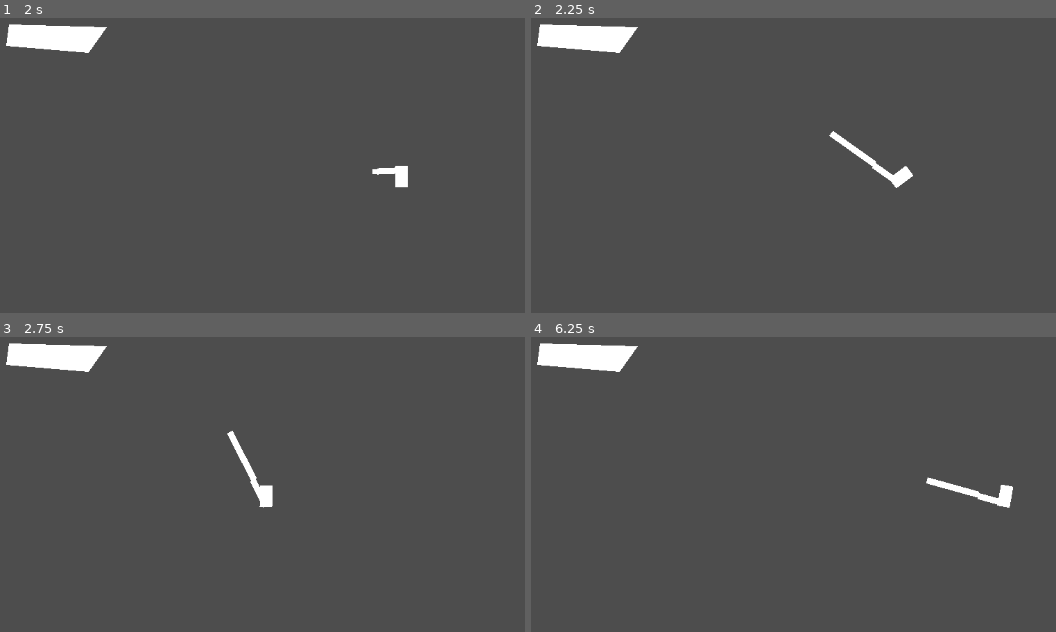
Above: before the commit, frames 1-4 (two rows, left to right).
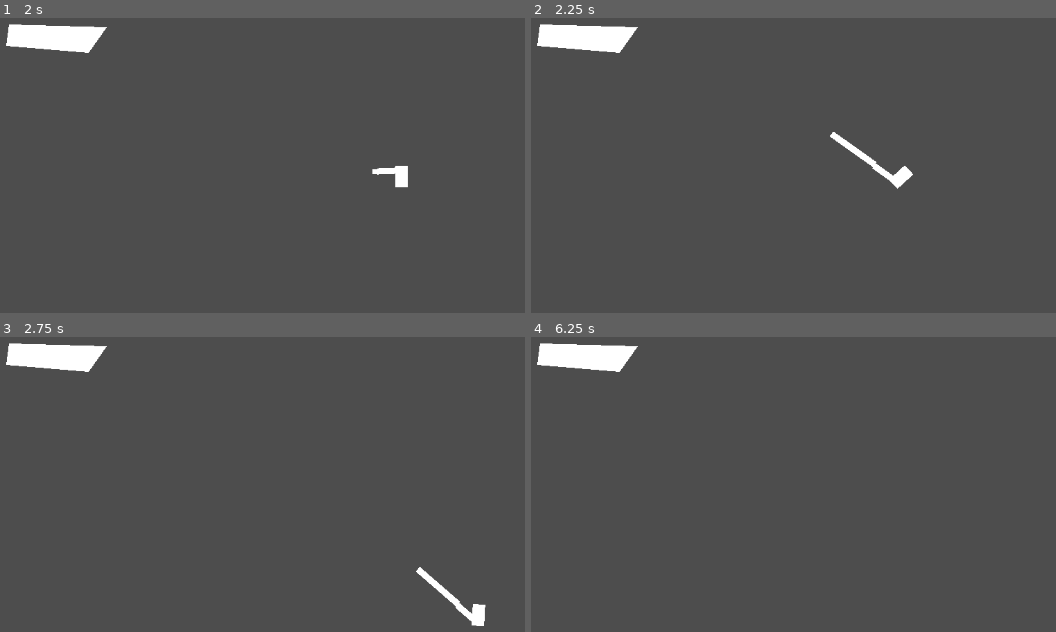
Above: after the commit, the same moments.

Repository: JakeTheHermitCrab/GodotGame-FlashSpace
Game: Godot game, scene res://scenes/main.tscn
The game is run twice, just before and just after one commit, with the same random seed, the same clock (stepped at 60 frames per second) and the same inputs.
Inputs (mouse positions are in pixels of both pictures, inside the frame that each line leads up to):
- Up to frame 1 (2 s): tap Enter (ui_accept) at 0.5, 0.77, 1.52 s; move the mouse to (299, 144) at 0.52 s; hold D (right) from 0.53 s (still down); click (299, 144) at 0.6 s; move the mouse to (outside the picture) at 1.27 s; tap 1 (itemSlot1) at 1.35 s; click (outside the picture) at 1.55 s
- Up to frame 2 (2.25 s): move the mouse to (735, 68) at 2.02 s; release D (right) at 2.03 s; hold A (left) from 2.03 s (still down); tap 2 (itemSlot2) at 2.1 s
- Up to frame 3 (2.75 s): keep holding A (left); click (204, 387) at 2.3 s
- Up to frame 4 (6.25 s): move the mouse to (615, 575) at 2.77 s; release A (left) at 2.78 s; hold D (right) 2.78-4.28 s; tap 3 (itemSlot3) at 2.85 s; tap Enter (ui_accept) at 3.02, 3.77, 4.52, 6.02 s; click (615, 575) at 3.05 s; move the mouse to (898, 552) at 3.52 s; click (898, 552) at 3.6 s; move the mouse to (outside the picture) at 4.27 s; hold A (left) 4.28-5.03 s; click (outside the picture) at 4.35 s; move the mouse to (699, 484) at 5.02 s; hold D (right) 5.03-5.78 s; tap 1 (itemSlot1) at 5.1 s; click (699, 484) at 5.3 s; move the mouse to (536, 372) at 5.77 s; hold A (left) from 5.78 s (still down); tap 2 (itemSlot2) at 5.85 s; click (536, 372) at 6.05 s

Frame 1 is identical in both runs. In frame 2, less than 0.1% of the frame differs, in the area x 56-73%, y 38-58%; in frame 3, 1.0%, in the area x 43-93%, y 31-98%; in frame 4, 0.5%.

Commit message:
added recoil to gun

Diff:
--- a/scenes/main.tscn
+++ b/scenes/main.tscn
@@ -42,4 +42,5 @@
 [connection signal="itemSwitch3" from="." to="player" method="_on_main_item_switch_3"]
 [connection signal="compassSwitch" from="player" to="player/playerArm/compas" method="_on_player_compass_switch"]
 [connection signal="flashLightSwitch" from="player" to="player/playerArm/flashLight" method="_on_player_flash_light_switch"]
+[connection signal="gunHasShot" from="player" to="player/playerArm/shotgun" method="_on_player_gun_has_shot"]
 [connection signal="shotGunSwitch" from="player" to="player/playerArm/shotgun" method="_on_player_shot_gun_switch"]
--- a/scripts/player.gd
+++ b/scripts/player.gd
@@ -3,26 +3,47 @@
 
 const SPEED = 300
 var movement_direction: Vector2 = Vector2.ZERO
+var knockBack: Vector2 = Vector2.ZERO
+var knockBackTimer: float = 0.0
+
+signal gunHasShot()
+func _physics_process(delta: float) -> void:
+	if knockBackTimer > 0.0:
+		velocity = knockBack
+		knockBack = knockBack.lerp(Vector2.ZERO, 10 * delta)
+		knockBackTimer -= delta
+		if knockBackTimer <= 0.0:
+			knockBack = Vector2.ZERO
+	else:
+		movement()
+	playerSpin(delta)
+	move_and_slide()
+
+	if Global.gunShoot == 1:
+		print("Signal emitted")
+		emit_signal("gunHasShot", self)
 
 
-func _physics_process(delta: float):
+
+func playerSpin(delta: float) -> void:
+	if knockBackTimer > 0.0:
+		return
+
 	if velocity != Vector2.ZERO:
 		var mainAngle = velocity.angle()
-		var rotation_speed: float = PI * 2
-		rotation = lerp_angle(rotation, mainAngle, delta * rotation_speed)
-	movement()
-	move_and_slide()
-	while Global.gunShoot == 1:
-		var mouseDirection = global_position.direction_to(get_global_mouse_position())
-		var oppositeDireciton = -mouseDirection
-		var targtVelocity = oppositeDireciton * SPEED
-		velocity = velocity.lerp(targtVelocity, acceleration * delta)
-		move_and_slide()
+		var rotationSpeed: float = PI * 2
+		rotation = lerp_angle(rotation, mainAngle, delta * rotationSpeed)
 
 
 func movement():
 	var moveDirection = Input.get_vector("left", "right", "up", "down")
 	velocity = moveDirection * SPEED
+
+
+func shotKnockBack(direction: Vector2, force: float, knockBackDuration: float) -> void:
+	knockBack = direction.normalized() * force
+	knockBackTimer = knockBackDuration
+
 
 signal flashLightSwitch
 func _on_main_item_switch_1() -> void:
--- a/scripts/shotgun.gd
+++ b/scripts/shotgun.gd
@@ -1,6 +1,8 @@
 extends Area2D
 
 @onready var ray_cast_2d: RayCast2D = $RayCast2D
+@onready var player = get_tree().get_first_node_in_group("player")
+
 
 # Called when the node enters the scene tree for the first time.
 func _ready() -> void:
@@ -8,12 +10,18 @@
 
 func _physics_process(delta):
 	gunHide()
+	gunShoot()
+
+func gunShoot():
 	if Input.is_action_just_pressed("leftClick") and Global.isGunSelected == 1:
 		Global.gunShoot = 1
-		while Global.gunShoot == 1:
-			Global.gunShoot -= 0.1 * delta
-
-
+		print(Global.gunShoot)
+		if ray_cast_2d.is_colliding():
+			print("bang")
+		else:
+			print("nothing")
+	else:
+		Global.gunShoot = 0
 
 func _on_player_shot_gun_switch() -> void:
 	show()
@@ -28,3 +36,9 @@
 	if Global.isGunSelected == 1:
 		show()
 		set_process(true)
+
+
+func _on_player_gun_has_shot(player: Node2D) -> void:
+		print("KNockback triggered")
+		var direction = (player.global_position - get_global_mouse_position()).normalized()
+		player.shotKnockBack(direction, 3000.0, 0.25)
